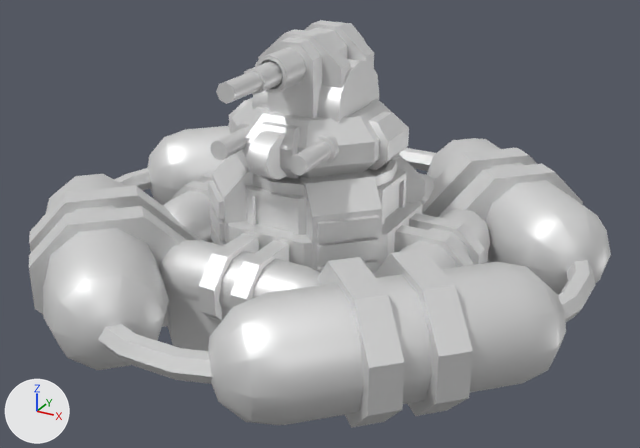
Two versions of the glTF model glb/corfdoom.glb, one commit apart.
Rendered twice from a 50 mm lens placed at (87.5, -157.8, 81.7), pointed at (2.8, -3.8, 4.7). Arrows for +X, +Y and +Z are at lower left; the lights stay in place. The picture after the commit comes second. Where no turn or scale is listed for an object, it has been applied to the vertices.

The first picture shows 'barrelb', 'barrelr', 'base', 'base2', 'base3', 'body1', 'boreb', 'borer', 'turretb', 'turretg'.
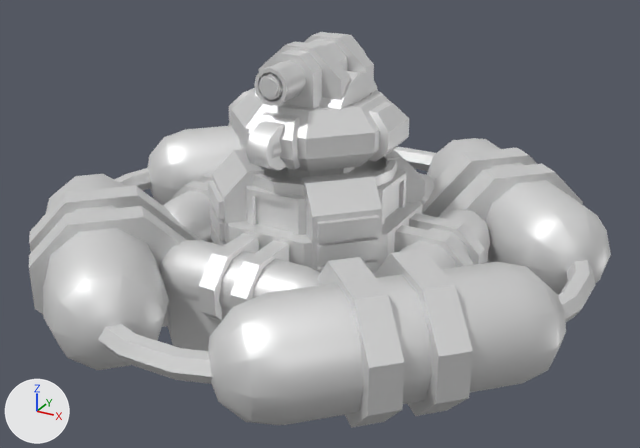
The change, as a diff of the scene's bpy script:
```diff
--- a/glb/corfdoom.glb.py
+++ b/glb/corfdoom.glb.py
@@ ob_borer @@
 ob_borer.parent = ob_turretr
-ob_borer.location = (0.0, 0.0, 0.0)
+ob_borer.location = (0.0, 14.52, 0.0)
@@ ob_barrelr @@
 ob_barrelr.parent = ob_borer
-ob_barrelr.location = (0.0, 0.0, 0.0)
+ob_barrelr.location = (0.0, 9.682, 0.0)
@@ ob_body1 @@
 ob_body1.parent = ob_base2
-ob_body1.location = (0.0, 0.0, 33.33)
+ob_body1.location = (0.0, 0.0, 35.27)
@@ ob_turretb @@
 ob_turretb.parent = ob_base2
-ob_turretb.location = (0.0, 0.0, 45.67)
+ob_turretb.location = (0.0, 0.0, 43.25)
@@ ob_boreb @@
 ob_boreb.parent = ob_turretb
-ob_boreb.location = (0.0, -5.808, 9.616)
+ob_boreb.location = (0.0, -0.189, 9.616)
@@ ob_barrelb @@
 ob_barrelb.parent = ob_boreb
-ob_barrelb.location = (0.0, -8.712, -0.33)
+ob_barrelb.location = (0.0, -0.284, -0.33)
```

Boxes (x1, y1, x2, y2) around the edits, measured in the pictures (640 x 448 px):
'body1', moved: before (229, 97, 409, 179); after (229, 88, 409, 172)
'turretb', moved: before (252, 20, 379, 123); after (254, 32, 378, 110)
'turretg', moved: before (246, 131, 287, 180); after (246, 121, 287, 170)
'barrelr', moved (not visible afterwards): before (210, 128, 331, 175)
'barrelb', moved: before (216, 71, 262, 104); after (260, 77, 278, 98)
'boreb', moved: before (244, 61, 283, 95); after (258, 73, 283, 100)
'borer', moved (not visible afterwards): before (235, 122, 339, 164)
'boreg', moved (not visible before): after (272, 142, 281, 159)
